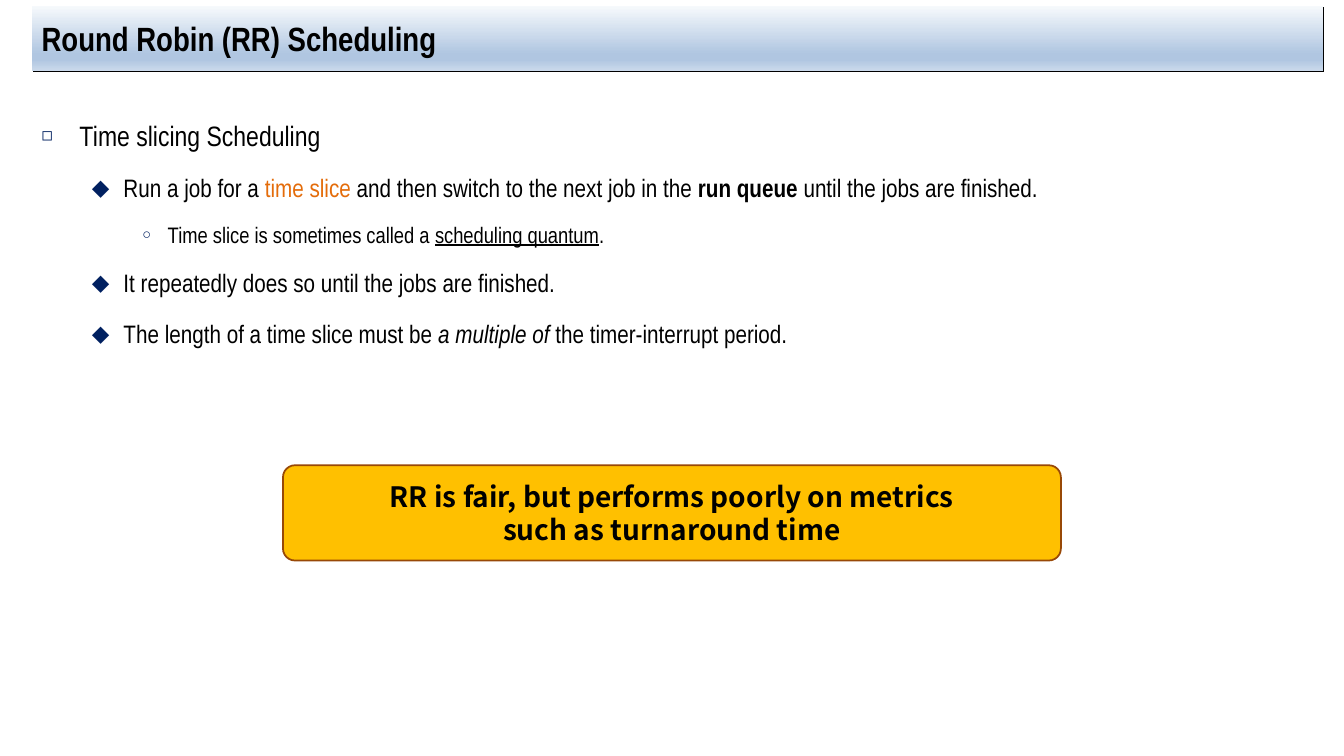
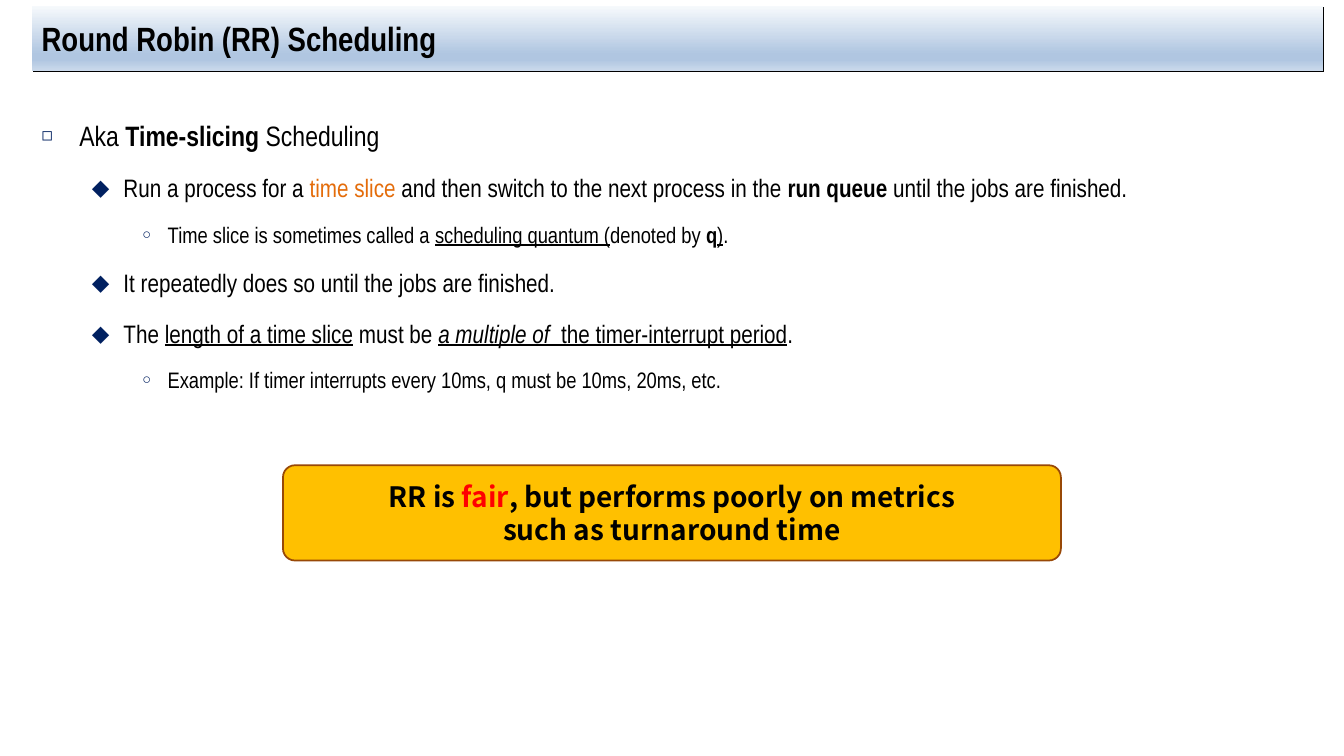
Before and after one commit to jachermocilla/extra-course-materials, a slide deck: slide 16 of cmsc125/ostep/slides/01.Virtualization/07.Scheduling_Introduction.pptx (slide 14 before the commit). Drawn at 1344x756 pixels with LibreOffice and Linux fonts; fonts in the diff are those of the drawing. Boxes give left, top, right and bottom in pixels: in the first picture for what was removed or moved away, otherwise in the second. Text is boxed around its words. In the diff, an @@ line names an element or a change of style, - is before the commit and + after.

```diff
--- a/cmsc125/ostep/slides/01.Virtualization/07.Scheduling_Introduction.pptx
+++ b/cmsc125/ostep/slides/01.Virtualization/07.Scheduling_Introduction.pptx
@@ text at (x1=79, y1=125, x2=1127, y2=248): text changed @@
-◻ Time slicing Scheduling
-  ⬥ Run a job for a time slice and then switch to the next job in the run queue until the jobs are finished.
-    ○ Time slice is sometimes called a scheduling quantum.
+◻ Aka Time-slicing Scheduling
+  ⬥ Run a process for a time slice and then switch to the next process in the run queue until the jobs are finished.
+    ○ Time slice is sometimes called a scheduling quantum (denoted by q).
@@ text at (x1=123, y1=324, x2=793, y2=349): underline on in "length of a time slice a multiple ..." @@
@@ text at (x1=168, y1=371, x2=721, y2=393): paragraph added @@
+    ○ Example: If timer interrupts every 10ms, q must be 10ms, 20ms, etc.
@@ text in rounded rectangle at (x1=389, y1=484, x2=955, y2=514): text colour #000000 to #FF0000 in "fair," @@
```
Also in this commit, not shown: 12 other slides changed, 3 slides added, 1 other file.
